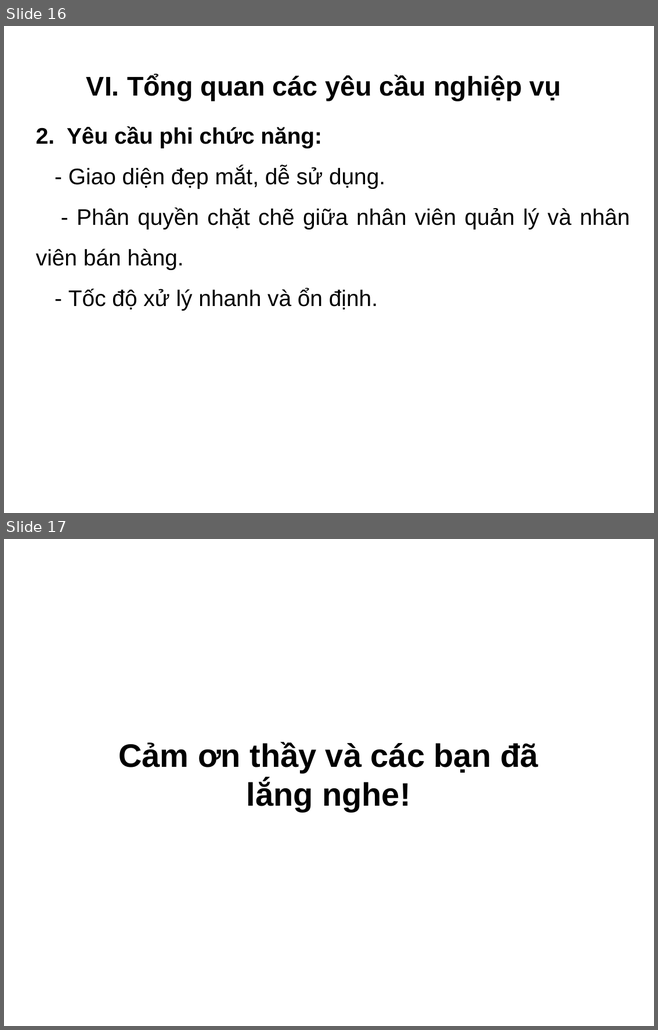
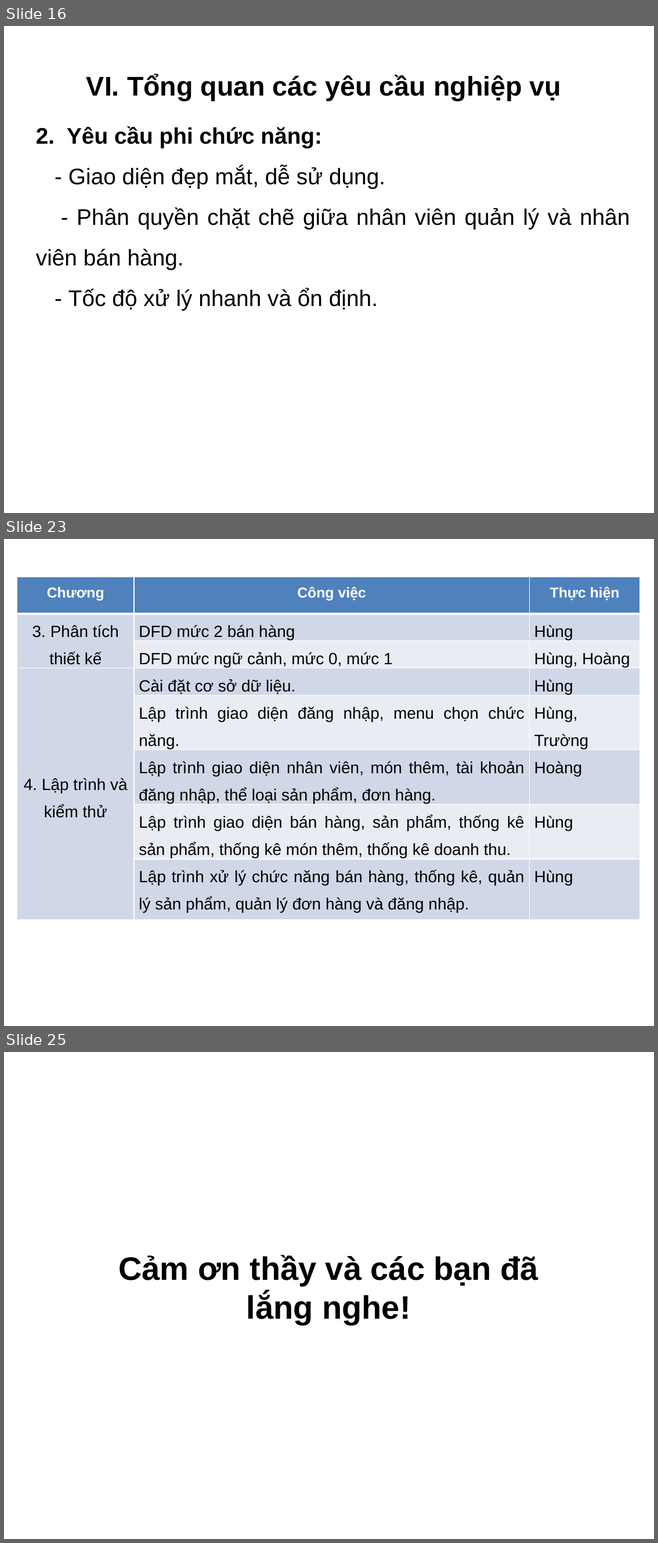
Before and after one commit to hungtadasuke/CoffeShop_SoftwareTechnology, a slide deck: Word_PDF_full/Slide.pptx. Shown one above the other, each under a label of ours: slides 16 and 17 before the commit, slides 16, 23 and 25 after it; the slides between them are not shown. The pictures are 658x1030 and 658x1543 pixels, drawn with LibreOffice and Linux fonts; fonts in the diff are those of the drawing; background and template pictures are left out. Boxes give left, top, right and bottom in pixels: in the first picture for what was removed or moved away, otherwise in the second. Text is boxed around its words. In the diff, an @@ line names an element or a change of style, - is before the commit and + after.

```diff
--- a/Word_PDF_full/Slide.pptx
+++ b/Word_PDF_full/Slide.pptx
@@ slide 23 added at [4,539,654,1026], background picture (left out) @@
@@ table added at [17,577,639,920], 8 rows, 3 columns @@
+Chương | Công việc | Thực hiện
+3. Phân tích thiết kế | DFD mức 2 bán hàng | Hùng
+ | DFD mức ngữ cảnh, mức 0, mức 1 | Hùng, Hoàng
+4. Lập trình và kiểm thử | Cài đặt cơ sở dữ liệu. | Hùng
+ | Lập trình giao diện đăng nhập, menu chọn chức năng. | Hùng, Trường
+ | Lập trình giao diện nhân viên, món thêm, tài khoản đăng nhập, thể loại sản phẩm, đơn hàng. | Hoàng
+ | Lập trình giao diện bán hàng, sản phẩm, thống kê sản phẩm, thống kê món thêm, thống kê doanh thu. | Hùng
+ | Lập trình xử lý chức năng bán hàng, thống kê, quản lý sản phẩm, quản lý đơn hàng và đăng nhập. | Hùng
@@ what was slide 17 is now slide 25 @@
```
Also in this commit, not shown: 7 other slides added, 9 other files.
